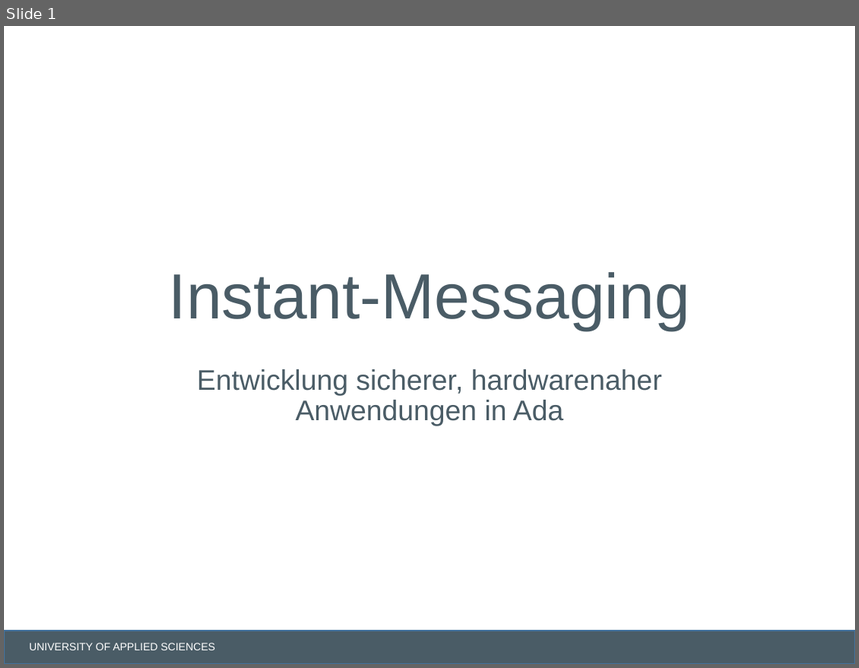
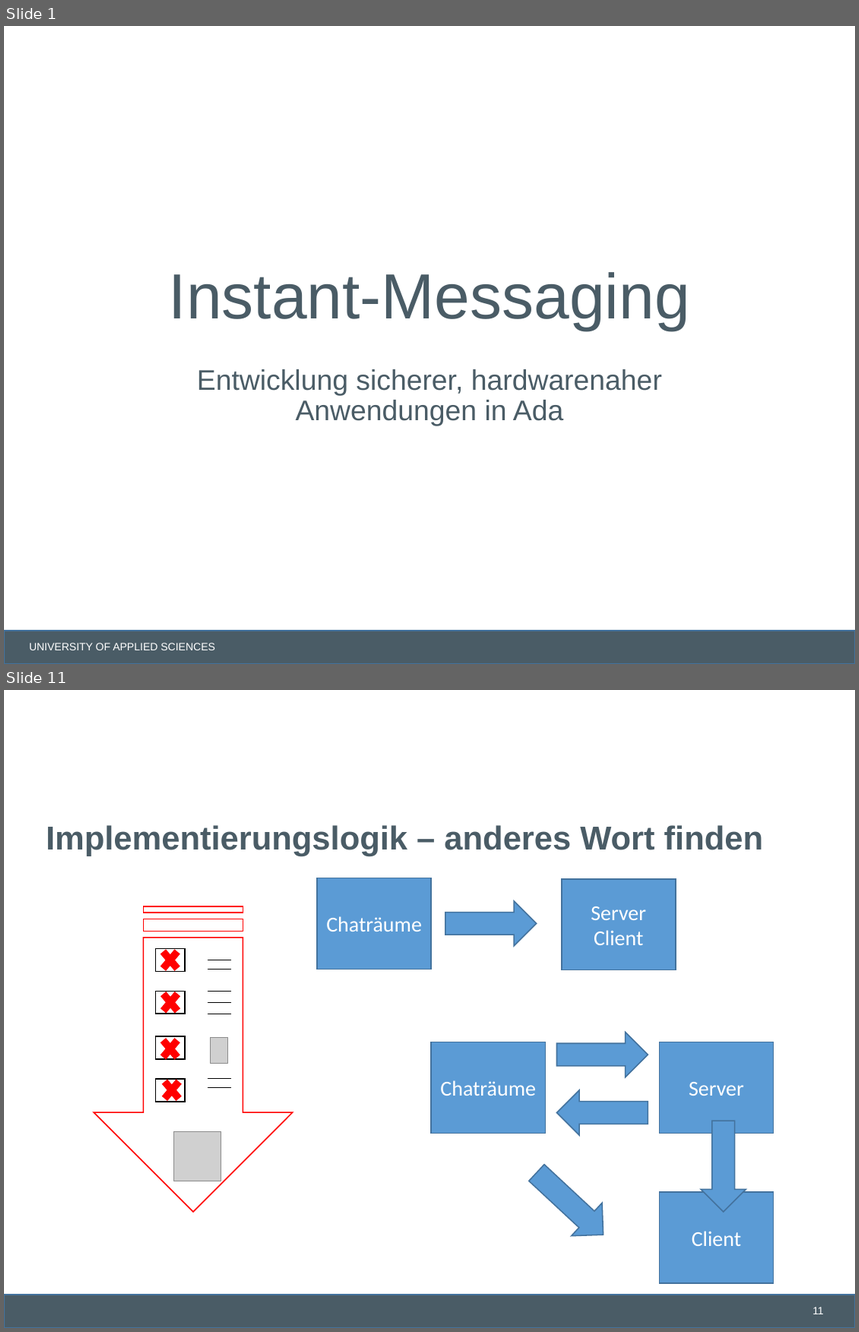
Before and after one commit to lschmischke/ADAChat, a slide deck: documentation/Ada Chat.pptx. Shown one above the other, each under a label of ours: slide 1 before the commit, slides 1 and 11 after it; the slides between them are not shown. The pictures are 859x668 and 859x1332 pixels, drawn with LibreOffice and Linux fonts; fonts in the diff are those of the drawing; grey boxes stand for pictures; background and template pictures are left out. Boxes give left, top, right and bottom in pixels: in the first picture for what was removed or moved away, otherwise in the second. Text is boxed around its words. In the diff, an @@ line names an element or a change of style, - is before the commit and + after.

```diff
--- a/documentation/Ada Chat.pptx
+++ b/documentation/Ada Chat.pptx
@@ slide 11 added at (x1=4, y1=690, x2=855, y2=1328), background #FFFFFF; not listed: 1 template element that a slide beside it also shows @@
@@ title added at (x1=46, y1=825, x2=763, y2=856), 28 pt, text #4A5C66, bold @@
+Implementierungslogik – anderes Wort finden
@@ rectangle added at (x1=317, y1=878, x2=431, y2=969), fill #5B9BD5, outline #43739E 1 pt, 18 pt, text #FFFFFF @@
+Chaträume
@@ rectangle added at (x1=562, y1=879, x2=676, y2=970), fill #5B9BD5, outline #43739E 1 pt, 18 pt, text #FFFFFF @@
+Server
+Client
@@ striped right arrow added at (x1=94, y1=907, x2=293, y2=1212), fill #FFFFFF, outline #FF0000 1 pt @@
@@ right arrow added at (x1=446, y1=901, x2=537, y2=946), fill #5B9BD5, outline #43739E 1 pt @@
@@ rectangle added at (x1=155, y1=948, x2=184, y2=972), fill #FFFFFF, outline #000000 1 pt @@
@@ cross added at (x1=158, y1=945, x2=183, y2=975), fill #FF0000, outline #FF0000 1 pt @@
@@ line added from (208, 961) to (231, 961), #000000 0.5 pt @@
@@ line added from (208, 969) to (231, 969), #000000 0.5 pt @@
@@ rectangle added at (x1=155, y1=991, x2=184, y2=1015), fill #FFFFFF, outline #000000 1 pt @@
@@ cross added at (x1=158, y1=987, x2=183, y2=1018), fill #FF0000, outline #FF0000 1 pt @@
@@ line added from (208, 991) to (231, 991), #000000 0.5 pt @@
@@ line added from (208, 1002) to (231, 1002), #000000 0.5 pt @@
@@ line added from (208, 1015) to (231, 1015), #000000 0.5 pt @@
@@ rectangle added at (x1=155, y1=1037, x2=184, y2=1059), fill #FFFFFF, outline #000000 1 pt @@
@@ cross added at (x1=158, y1=1034, x2=183, y2=1065), fill #FF0000, outline #FF0000 1 pt @@
@@ picture added at (x1=211, y1=1038, x2=228, y2=1064) @@
@@ rectangle added at (x1=431, y1=1043, x2=545, y2=1134), fill #5B9BD5, outline #43739E 1 pt, 18 pt, text #FFFFFF @@
+Chaträume
@@ right arrow added at (x1=557, y1=1032, x2=648, y2=1078), fill #5B9BD5, outline #43739E 1 pt @@
@@ rectangle added at (x1=659, y1=1043, x2=773, y2=1134), fill #5B9BD5, outline #43739E 1 pt, 18 pt, text #FFFFFF @@
+Server
@@ cross added at (x1=159, y1=1075, x2=184, y2=1106), fill #FF0000, outline #FF0000 1 pt @@
@@ rectangle added at (x1=155, y1=1079, x2=184, y2=1102), fill #FFFFFF, outline #000000 1 pt @@
@@ line added from (208, 1087) to (231, 1087), #000000 0.5 pt @@
@@ line added from (208, 1079) to (231, 1079), #000000 0.5 pt @@
@@ right arrow added at (x1=557, y1=1090, x2=648, y2=1135), fill #5B9BD5, outline #43739E 1 pt @@
@@ right arrow added at (x1=701, y1=1121, x2=747, y2=1212), fill #5B9BD5, outline #43739E 1 pt @@
@@ picture added at (x1=174, y1=1132, x2=221, y2=1181) @@
@@ right arrow added at (x1=521, y1=1156, x2=618, y2=1251), fill #5B9BD5, outline #43739E 1 pt @@
@@ rectangle added at (x1=659, y1=1192, x2=773, y2=1284), fill #5B9BD5, outline #43739E 1 pt, 18 pt, text #FFFFFF @@
+Client
@@ page number added at (x1=813, y1=1307, x2=824, y2=1315), 9 pt, text #FFFFFF @@
+11
```
Also in this commit, not shown: 1 slide changed, 8 other slides added, 2 other files.
